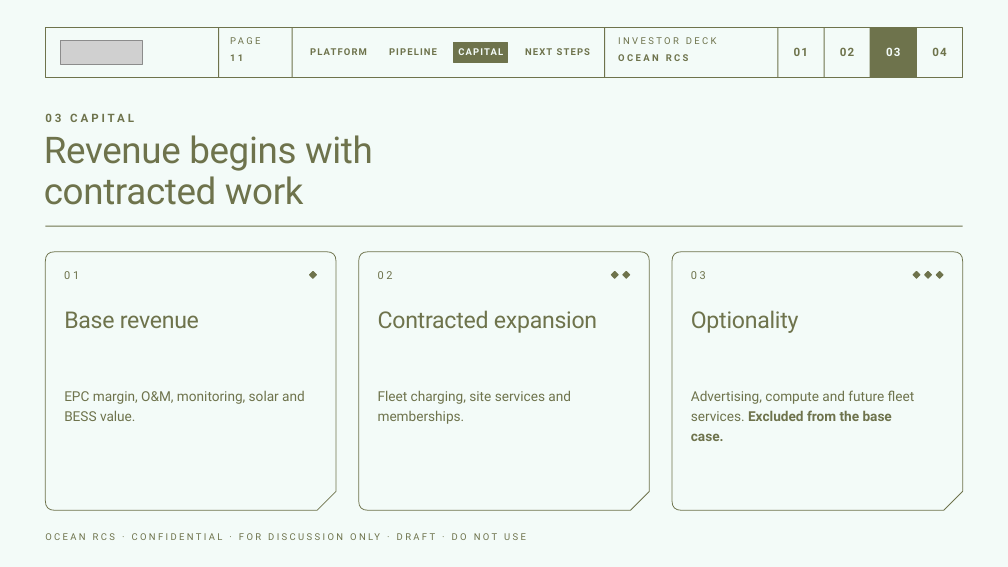
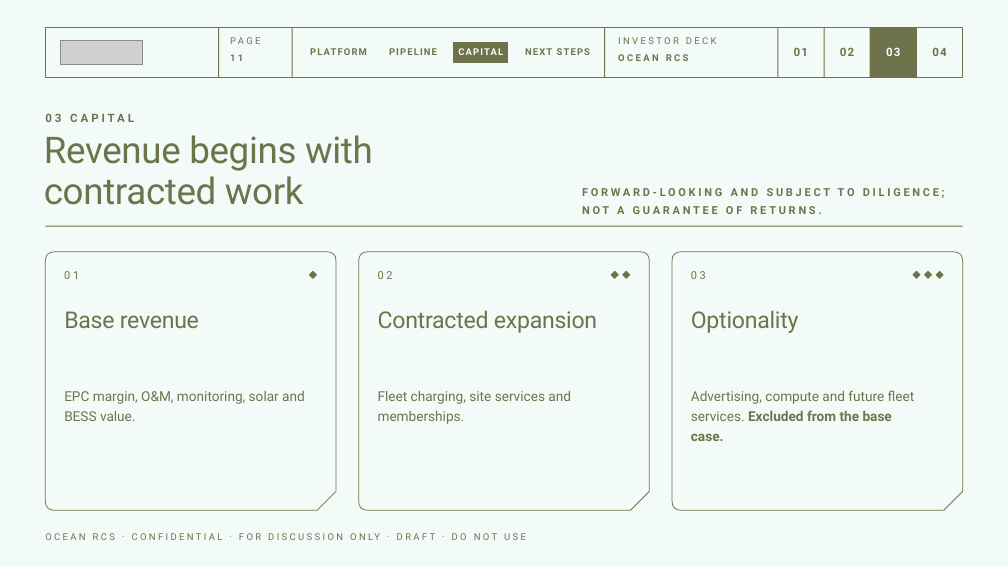
Before and after one commit to sfield079/ocean-brand-system, a slide deck: slide 11 of output/pptx/ocean-mobility-energy-investor.pptx. Drawn at 1008x567 pixels with LibreOffice and Linux fonts; fonts in the diff are those of the drawing; grey boxes stand for pictures. Boxes give left, top, right and bottom in pixels: in the first picture for what was removed or moved away, otherwise in the second. Text is boxed around its words. In the diff, an @@ line names an element or a change of style, - is before the commit and + after.

```diff
--- a/output/pptx/ocean-mobility-energy-investor.pptx
+++ b/output/pptx/ocean-mobility-energy-investor.pptx
@@ text added at bbox=[582, 188, 945, 214], 10.5 pt, text #6E734C, bold @@
+FORWARD-LOOKING AND SUBJECT TO DILIGENCE;
+NOT A GUARANTEE OF RETURNS.
```
Also in this commit, not shown: 3 other slides changed, 42 other files.
